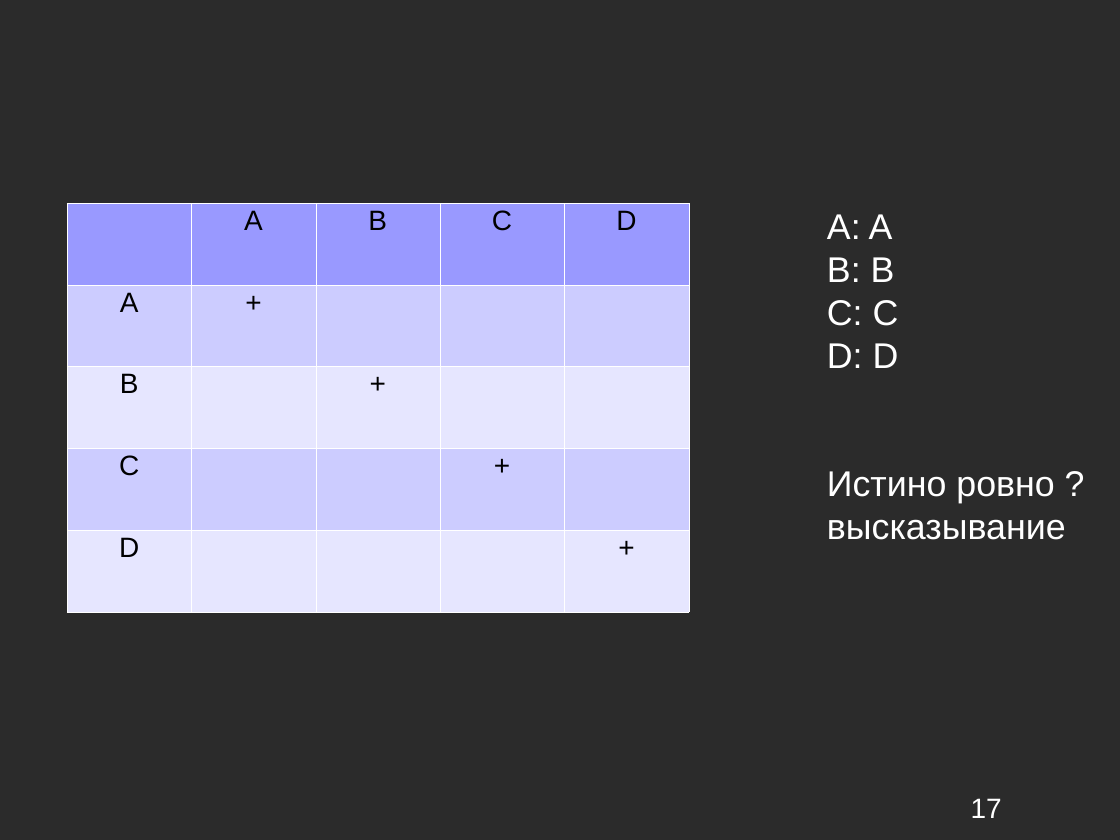
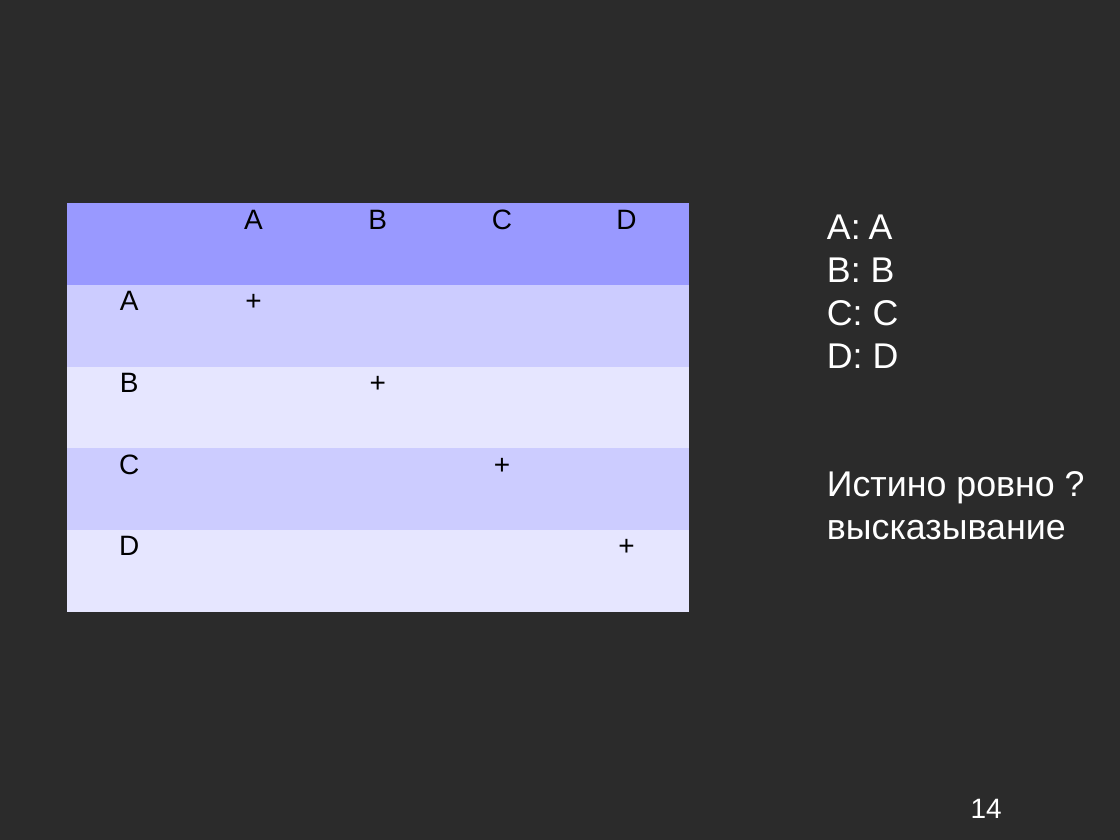
Before and after one commit to kevroletin/Coursework, a slide deck: slide 14 of 236_Кевролетин_презентация.ppt (slide 17 before the commit). Drawn at 1120x840 pixels with LibreOffice and Linux fonts; fonts in the diff are those of the drawing; background and template pictures are left out; a plain dark background stands for a picture behind light text. Boxes give left, top, right and bottom in pixels: in the first picture for what was removed or moved away, otherwise in the second. Text is boxed around its words. In the diff, an @@ line names an element or a change of style, - is before the commit and + after.

```diff
--- a/236_Кевролетин_презентация.ppt
+++ b/236_Кевролетин_презентация.ppt
@@ table at (67,203,689,612) @@
@@ line spacing 0.87 to 0.81 @@
@@ borders changed @@
@@ page number at (971,798,1002,818): text changed @@
-17
+14
```
Also in this commit, not shown: 9 other slides changed, 3 slides removed, 3 other files.
